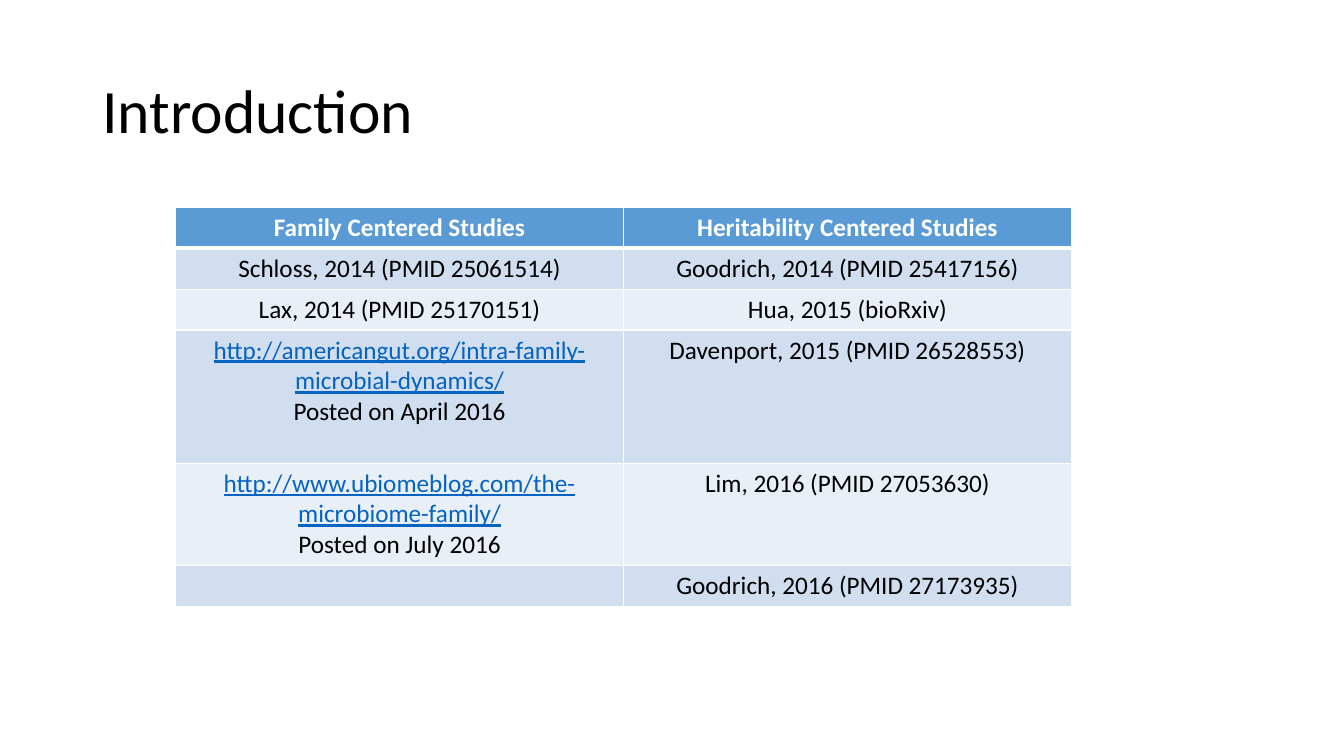
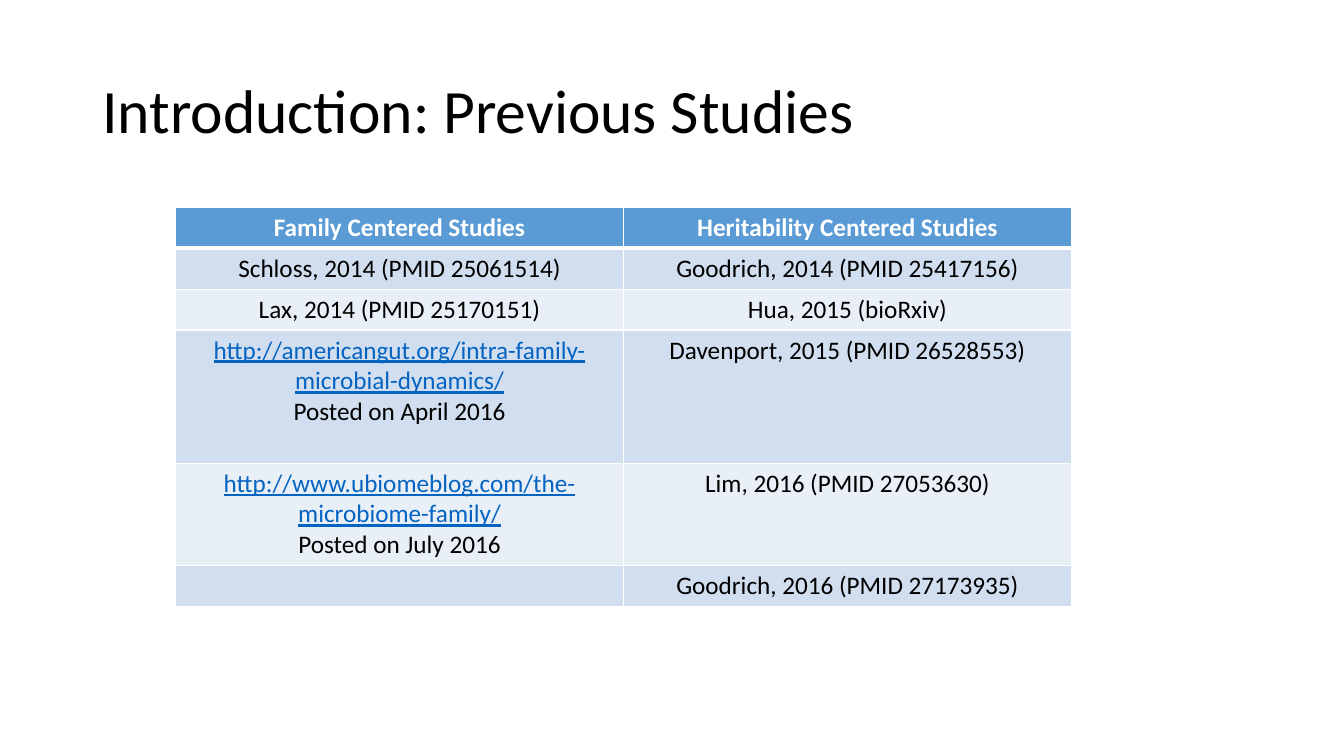
Before and after one commit to marcsze/SchlossLabPresentations, a slide deck: slide 2 of 2016_07_21/ResearchTalkPresentation.pptx. Drawn at 1344x756 pixels with LibreOffice and Linux fonts; fonts in the diff are those of the drawing. Boxes give left, top, right and bottom in pixels: in the first picture for what was removed or moved away, otherwise in the second. Text is boxed around its words. In the diff, an @@ line names an element or a change of style, - is before the commit and + after.

```diff
--- a/2016_07_21/ResearchTalkPresentation.pptx
+++ b/2016_07_21/ResearchTalkPresentation.pptx
@@ title at box(102, 90, 853, 134): text changed @@
-Introduction
+Introduction: Previous Studies
```
Also in this commit, not shown: 13 slides added, 1 other file.
